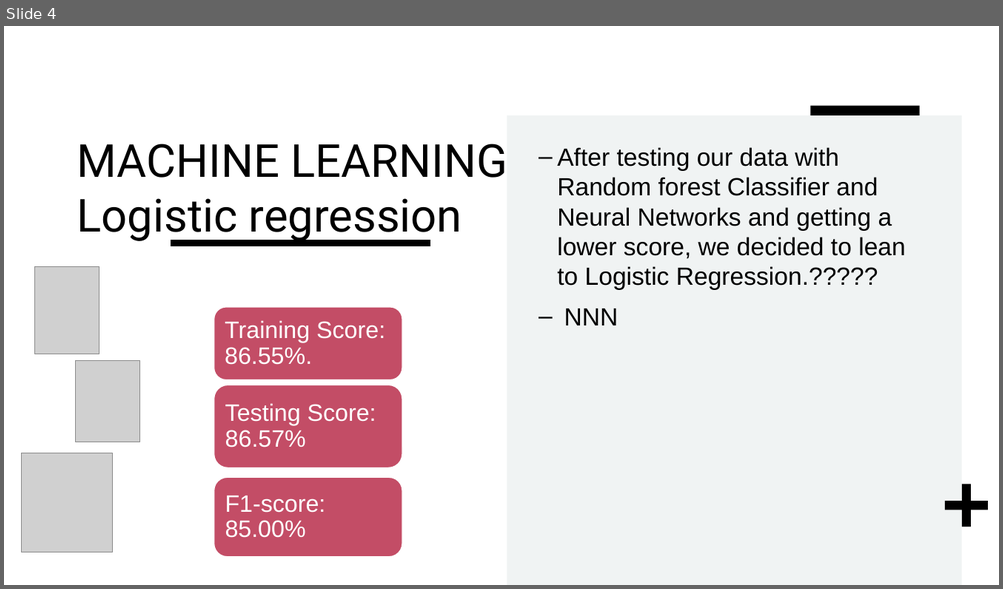
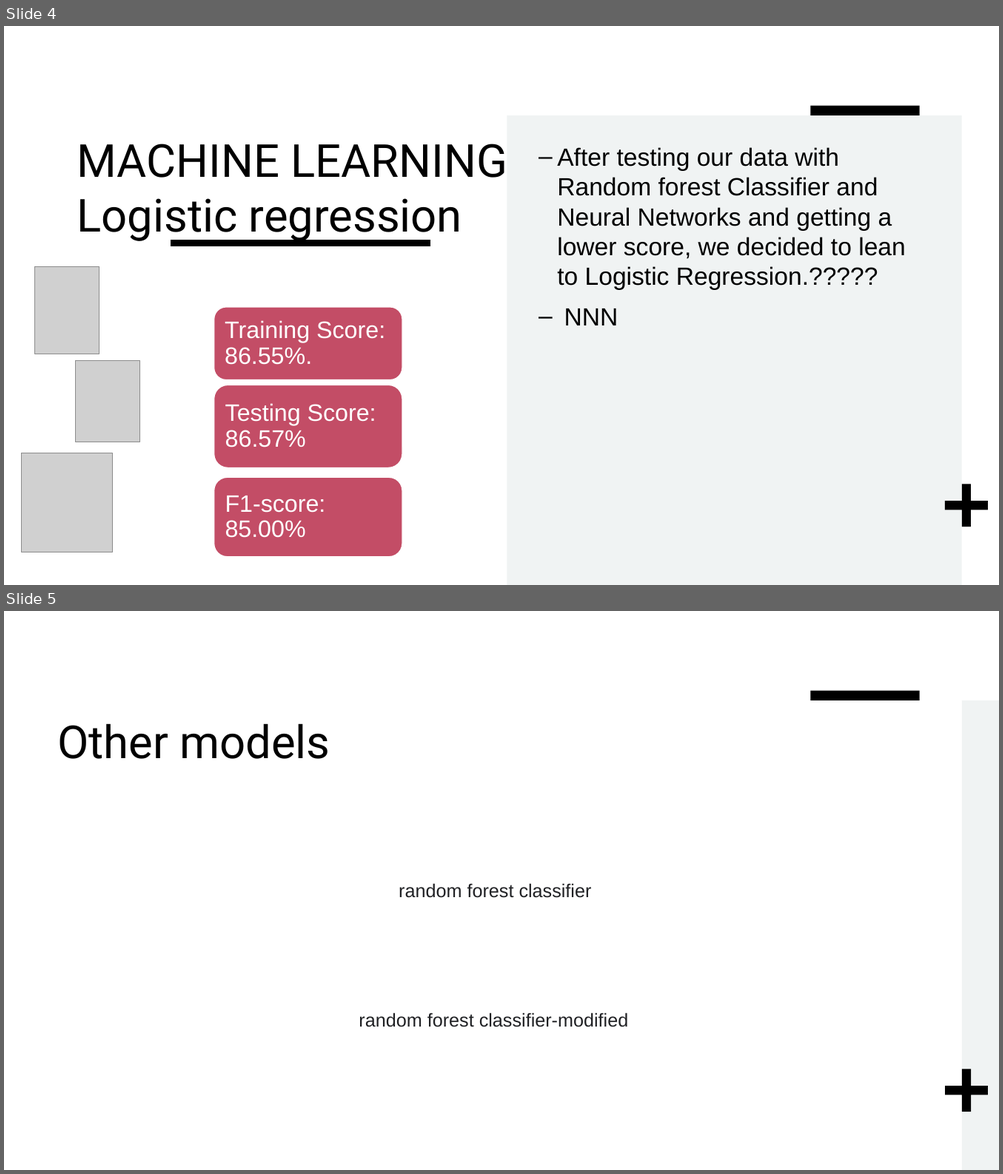
Before and after one commit to Karla-Flores/Arrests-Predictor, a slide deck: Group 2 - Arrest predictor.pptx. Shown one above the other, each under a label of ours: slide 4 before the commit, slides 4 and 5 after it. The pictures are 1003x589 and 1003x1174 pixels, drawn with LibreOffice and Linux fonts; fonts in the diff are those of the drawing; grey boxes stand for pictures. Boxes give left, top, right and bottom in pixels: in the first picture for what was removed or moved away, otherwise in the second. Text is boxed around its words. In the diff, an @@ line names an element or a change of style, - is before the commit and + after.

```diff
--- a/Group 2 - Arrest predictor.pptx
+++ b/Group 2 - Arrest predictor.pptx
@@ slide 5 added at <box>4,611,999,1170</box>, background #FFFFFF; not listed: 2 template elements that a slide beside it also shows @@
@@ rectangle added at <box>962,701,999,1170</box>, fill #F0F3F3 @@
@@ title added at <box>57,723,330,759</box>, 44 pt, text #000000 @@
+Other models
@@ text added at <box>398,883,592,898</box>, 18 pt, text #202124 @@
+random forest classifier
@@ text added at <box>358,1013,629,1028</box>, 18 pt, text #202124 @@
+random forest classifier-modified
```
Also in this commit, not shown: 1 slide changed, 2 other slides added, 1 slide removed, 2 other files.
